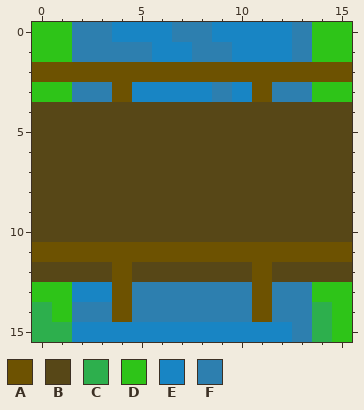
Pixel-art sprite, stored at sprites/bridge1.png. Above: the version before the commit.
The file is 16x16 pixels.
Palette (. is transparent): A #6d5201  B #574717  C #2daf4d  D #2ec418  E #1885c4  F #2d7faf
Pixels before, first column x 0:
 0 DDFFEEEFFEEEEFDD
 1 DDFFFFEEFFEEEFDD
 2 AAAAAAAAAAAAAAAA
 3 DDFFAEEEEFEAFFDD
 4 BBBBBBBBBBBBBBBB
 5 BBBBBBBBBBBBBBBB
 6 BBBBBBBBBBBBBBBB
 7 BBBBBBBBBBBBBBBB
 8 BBBBBBBBBBBBBBBB
 9 BBBBBBBBBBBBBBBB
10 BBBBBBBBBBBBBBBB
11 AAAAAAAAAAAAAAAA
12 BBBBABBBBBBABBBB
13 DDEEAFFFFFFAFFDD
14 CDFFAFFFFFFAFFCD
15 CCEEEEEEEEEEEFCD
The result:
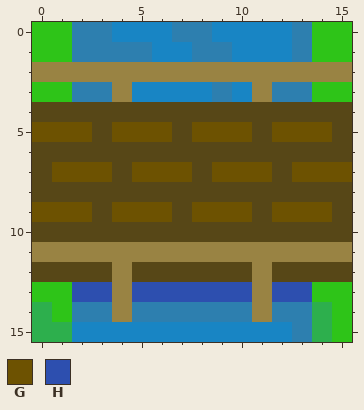
Colours new in this view: G #6d5201  H #2d4faf
What changed:
colour A: #6d5201 -> #998343
y 5: x 0..2 BBB -> GGG; x 4..6 BBB -> GGG; x 8..10 BBB -> GGG; x 12..14 BBB -> GGG
y 7: x 1..3 BBB -> GGG; x 5..7 BBB -> GGG; x 9..11 BBB -> GGG; x 13..15 BBB -> GGG
y 9: x 0..2 BBB -> GGG; x 4..6 BBB -> GGG; x 8..10 BBB -> GGG; x 12..14 BBB -> GGG
y 13: x 2..3 EE -> HH; x 5..10 FFFFFF -> HHHHHH; x 12..13 FF -> HH
Boxes around the changes in both pictures, in picture pixels (x1, y1, x2, y2):
changed: (32, 62, 352, 322)
